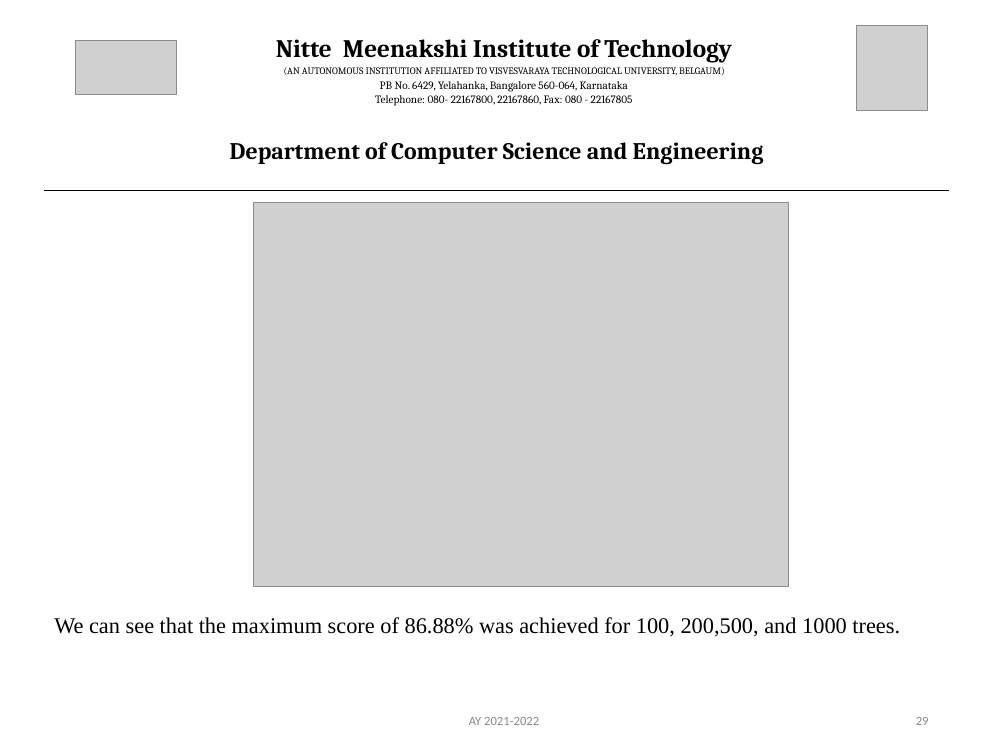
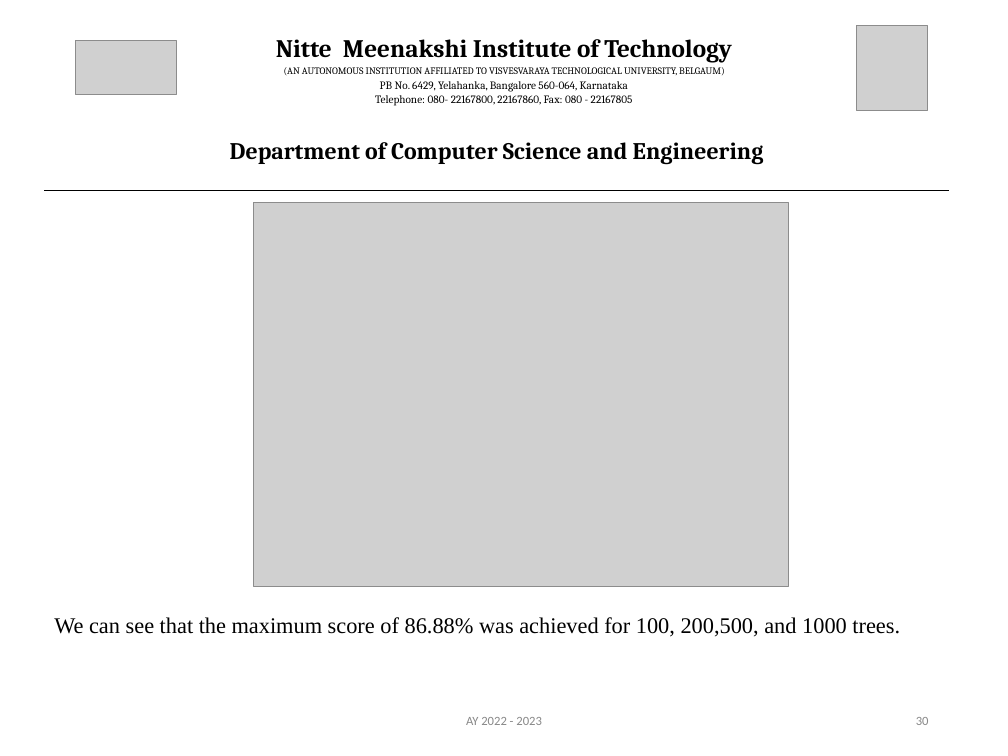
Before and after one commit to Anubhav4380/heartdiseaseprediction, a slide deck: slide 30 of docs/18PCS_36_Final_PPT.pptx (slide 29 before the commit). Drawn at 1008x756 pixels with LibreOffice and Linux fonts; fonts in the diff are those of the drawing; grey boxes stand for pictures. Boxes give left, top, right and bottom in pixels: in the first picture for what was removed or moved away, otherwise in the second. Text is boxed around its words. In the diff, an @@ line names an element or a change of style, - is before the commit and + after.

```diff
--- a/docs/18PCS_36_Final_PPT.pptx
+++ b/docs/18PCS_36_Final_PPT.pptx
@@ text at box(466, 717, 542, 725): text changed @@
-AY 2021-2022
+AY 2022 - 2023
@@ page number at box(916, 717, 929, 725): text changed @@
-29
+30
```
Also in this commit, not shown: 33 other slides changed, 2 slides added, 7 other files.
